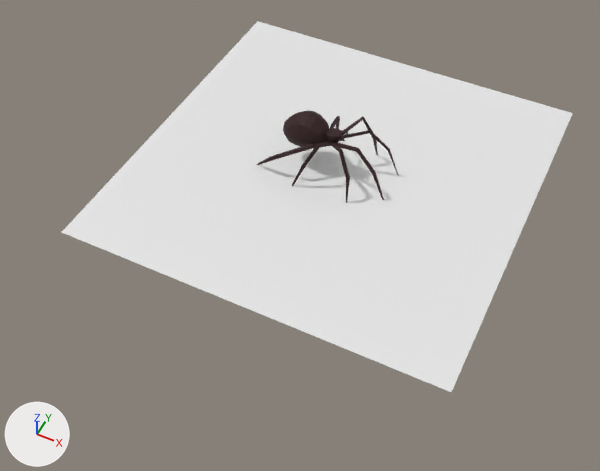
Two versions of the Blender file Blender/Project Nim Blender.blend, one commit apart.
Rendered twice from a 50 mm camera at (4.77, -11.08, 11.47) aimed at (0.05, -1.65, -0.32). Every picture has the same lights, and +X, +Y and +Z are marked at lower left.

Script lines for the objects in view, before the commit:
```python
me_plane = bpy.data.meshes.new('Plane')
me_plane.from_pydata(...)  # 440 vertices, 490 faces; spans x -1.45..1.22, y -0.81..0.0, z -0.12..1.04
me_plane.materials.append(mat_material_001)  # dark red #300f12
me_plane_001 = bpy.data.meshes.new('Plane.001')
me_plane_001.from_pydata([(-3.81, -3.81, 0.0), (3.81, -3.81, 0.0), (-3.81, 3.81, 0.0), (3.81, 3.81, 0.0)], [], [(0, 1, 3, 2)])
ob_body = bpy.data.objects.new('Body', me_plane)
ob_body.location = (0.0, 0.0, 0.12)
_m = ob_body.modifiers.new('Mirror', 'MIRROR')
_m.use_axis = (False, True, False)
_m.use_clip = True
ob_plane = bpy.data.objects.new('Plane', me_plane_001)
ob_plane.location = (0.0, 0.0, 0.0)
```
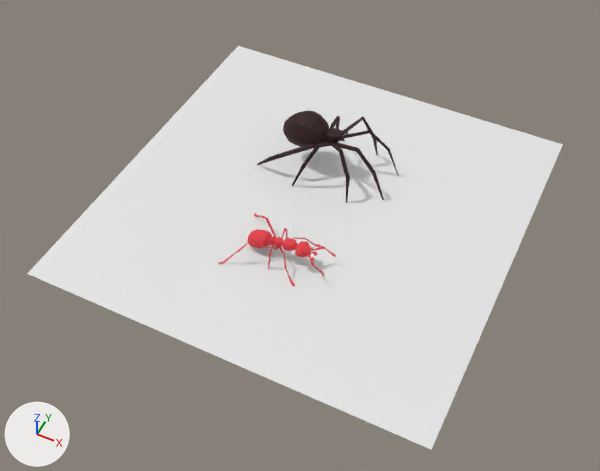
Boxes [x1, y1, x2, y2] around the edits, measured in the pictures (600 x 471 px):
'Plane', moved
    before: [62, 21, 573, 392]
    after: [27, 46, 563, 450]
'Ant', added (red)
    after: [218, 213, 336, 286]

What the commit changed:
Material 'Material.002' (mat_material_002) is new.
Its base color is (0.8, 0.0441, 0.0612) (red #e73b46).
Its roughness is 0.768.
Mesh me_plane_002 is new.
It has 494 vertices, 502 faces and spans x -0.52..1.37, y -0.21..0.3, z 0.0..0.69.
It uses material mat_material_002 (red #e73b46).
Object 'Plane' (ob_plane) moves from (0.0, 0.0, 0.0) to (0.07, -1.07, 0.0).
Object 'Ant' (ob_ant) is new; it shows me_plane_002.
Its location is (-0.31, -2.48, 0.21).
Its rotation in degrees is (90, 0, 0).
It gains a MIRROR modifier named 'Mirror'.
Modifier setting: use_axis = (False, False, True).
Modifier setting: use_clip = True.
